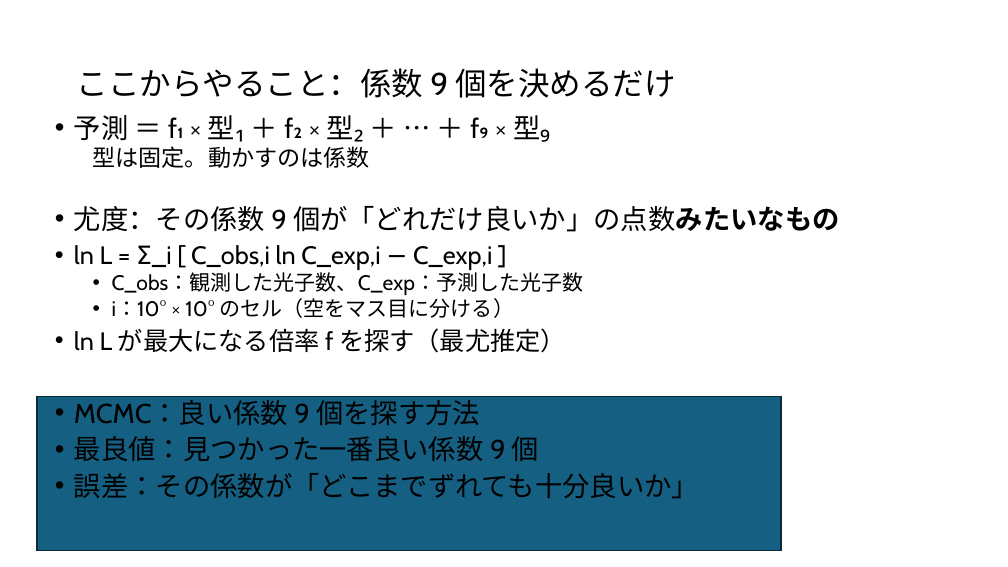
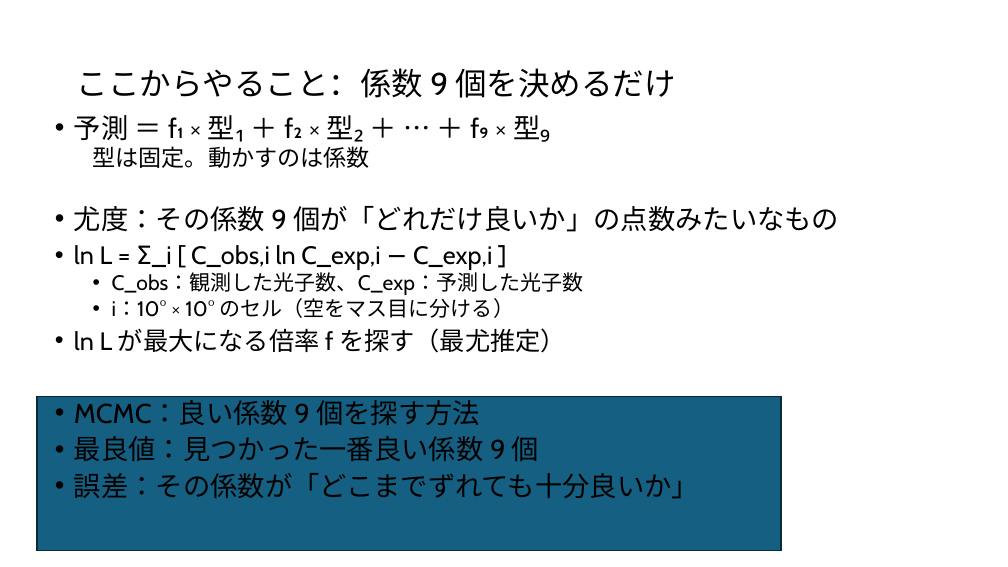
Before and after one commit to Mikann20041029/darkmatter-slides, a slide deck: slide 7 of slides/2026-10-03_研究進捗報告_claude_夕方版.pptx. Drawn at 1008x567 pixels with LibreOffice and Linux fonts; fonts in the diff are those of the drawing. Boxes give left, top, right and bottom in pixels: in the first picture for what was removed or moved away, otherwise in the second. Text is boxed around its words. In the diff, an @@ line names an element or a change of style, - is before the commit and + after.

```diff
--- a/slides/2026-10-03_研究進捗報告_claude_夕方版.pptx
+++ b/slides/2026-10-03_研究進捗報告_claude_夕方版.pptx
@@ text at (74, 206, 839, 232): bold off in "個が「どれだけ良いか」の点数みたいなもの" @@
```
Also in this commit, not shown: 26 other slides changed, 1 slide added.
